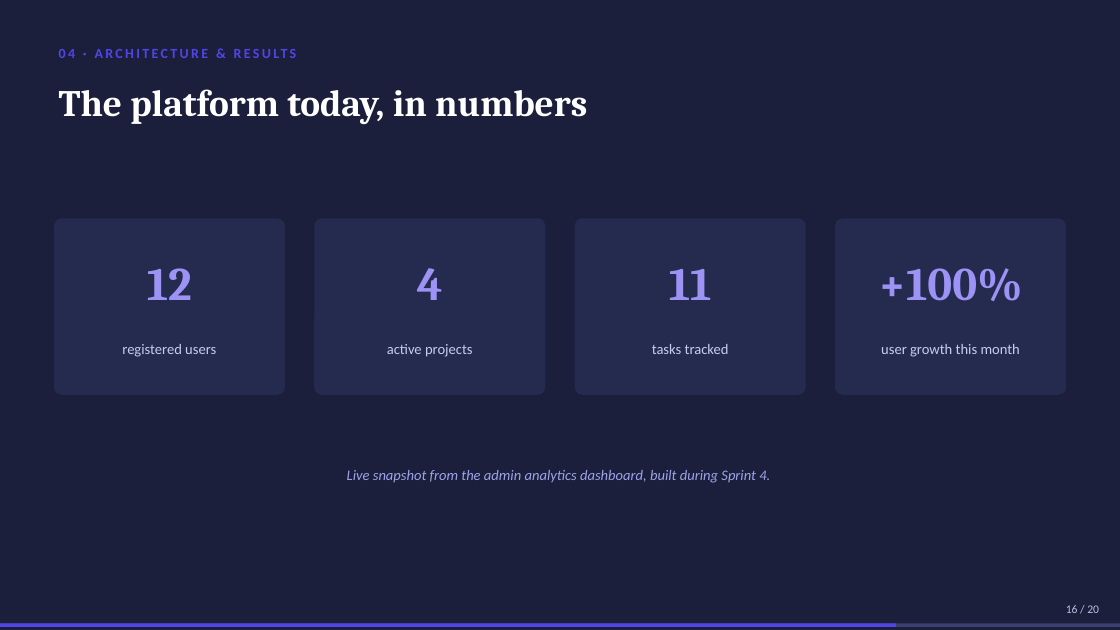
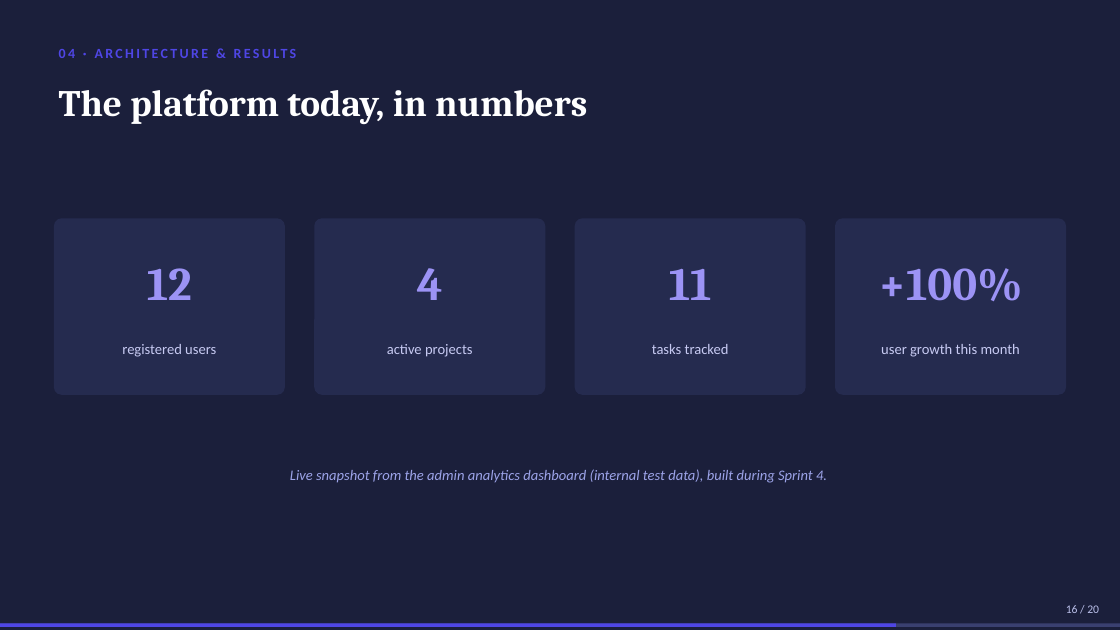
Before and after one commit to domdomxy/synkro, a slide deck: slide 16 of Synkro_PFA_Defense.pptx. Drawn at 1120x630 pixels with LibreOffice and Linux fonts; fonts in the diff are those of the drawing. Boxes give left, top, right and bottom in pixels: in the first picture for what was removed or moved away, otherwise in the second. Text is boxed around its words. In the diff, an @@ line names an element or a change of style, - is before the commit and + after.

```diff
--- a/Synkro_PFA_Defense.pptx
+++ b/Synkro_PFA_Defense.pptx
@@ text at (x1=290, y1=469, x2=827, y2=483): text changed @@
-Live snapshot from the admin analytics dashboard, built during Sprint 4.
+Live snapshot from the admin analytics dashboard (internal test data), built during Sprint 4.
```
Also in this commit, not shown: 1 other slide changed, 1 other file.
